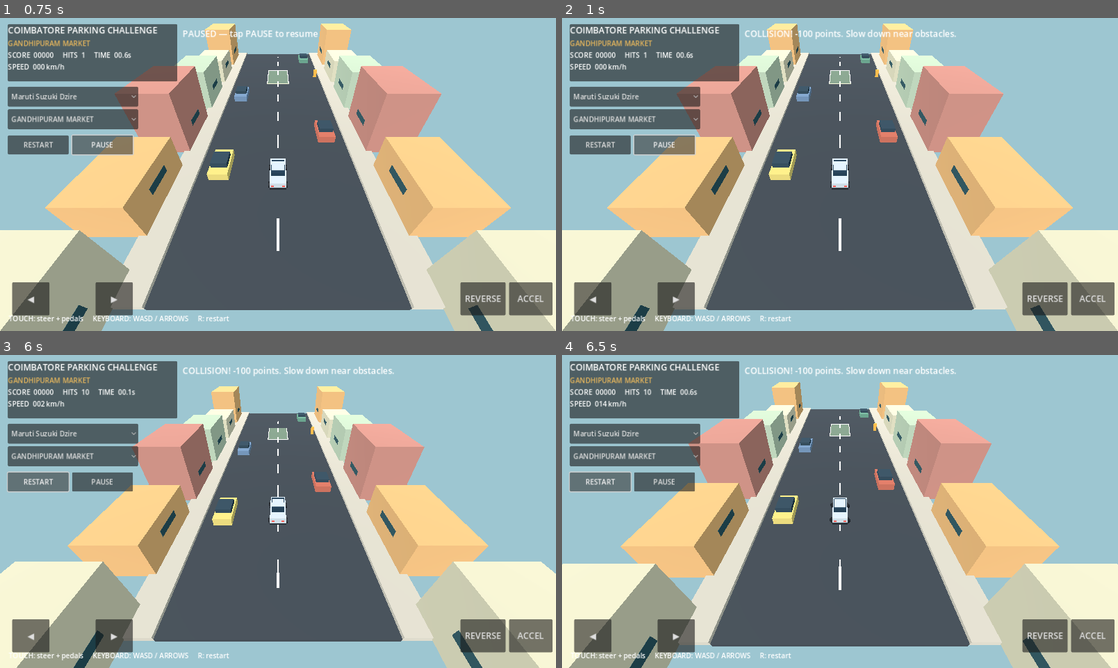
Above: before the commit, frames 1-4 (two rows, left to right).
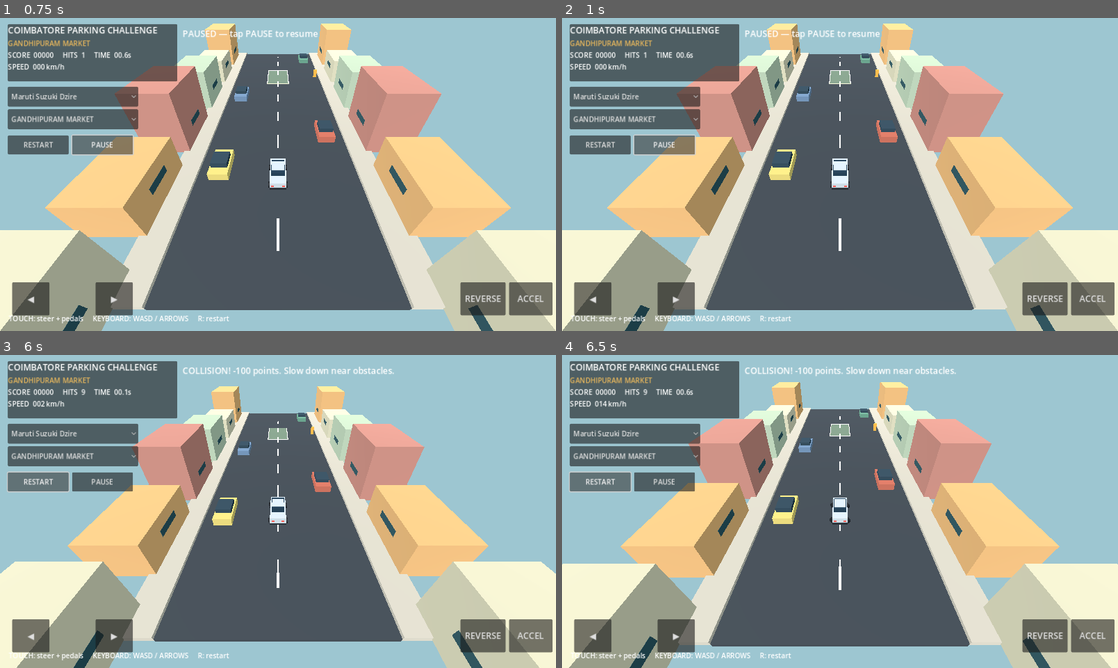
Above: after the commit, the same moments.

Repository: Allwyn3t6/Coimbatore-Parking-Challenge
Game: Godot game, scene res://scenes/main.tscn
Two runs of this game, one before a commit and one after it. Both use one fixed random seed, a clock stepped at 60 frames per second and the inputs below.
Inputs:
- Up to frame 1 (0.75 s): click "PAUSE" at 0.5 s
- Up to frame 2 (1 s): no input
- Up to frame 3 (6 s): click "RESTART" at 1.25 s; click "RESTART" at 2 s; click "RESTART" at 2.75 s; tap Enter at 3.5 s; hold Right (ui_right) 3.53-4.28 s; tap R every 0.75 s from 3.6 to 5.85 s; hold Down (ui_down) 4.28-5.03 s; hold Right (ui_right) 5.03-5.78 s; hold Up (ui_up) from 5.78 s (still down)
- Up to frame 4 (6.5 s): keep holding Up (ui_up)

Frame 1 is identical in both runs. In frame 2, 0.4% of the frame differs, in the area x 32-71%, y 3-7%; in frame 3, 0.1%; in frame 4, 0.1%.

Commit message:
Fix pause state and safe vehicle validity checks

Diff:
--- a/scripts/main.gd
+++ b/scripts/main.gd
@@ -37,7 +37,7 @@
     if paused:
         return
     elapsed += delta
-    if car:
+    if is_instance_valid(car):
         car.throttle = float(touch_inputs.accelerate) - float(touch_inputs.brake)
         car.steering = float(touch_inputs.right) - float(touch_inputs.left)
         if Input.is_action_pressed("ui_up") or Input.is_key_pressed(KEY_W): car.throttle = 1.0
@@ -275,10 +275,14 @@
 
 func _toggle_pause() -> void:
     paused = not paused
+    if is_instance_valid(car):
+        car.throttle = 0.0
+        car.speed = 0.0
+        car.set_physics_process(not paused)
     status_label.text = "PAUSED — tap PAUSE to resume" if paused else MISSIONS[selected_mission].description
 
 func _check_parking() -> void:
-    if finished or not car:
+    if finished or not is_instance_valid(car):
         return
     var local_pos: Vector3 = car.global_position
     var inside := absf(local_pos.x - parking_center.x) < 1.05 and absf(local_pos.z - parking_center.z) < 2.25
